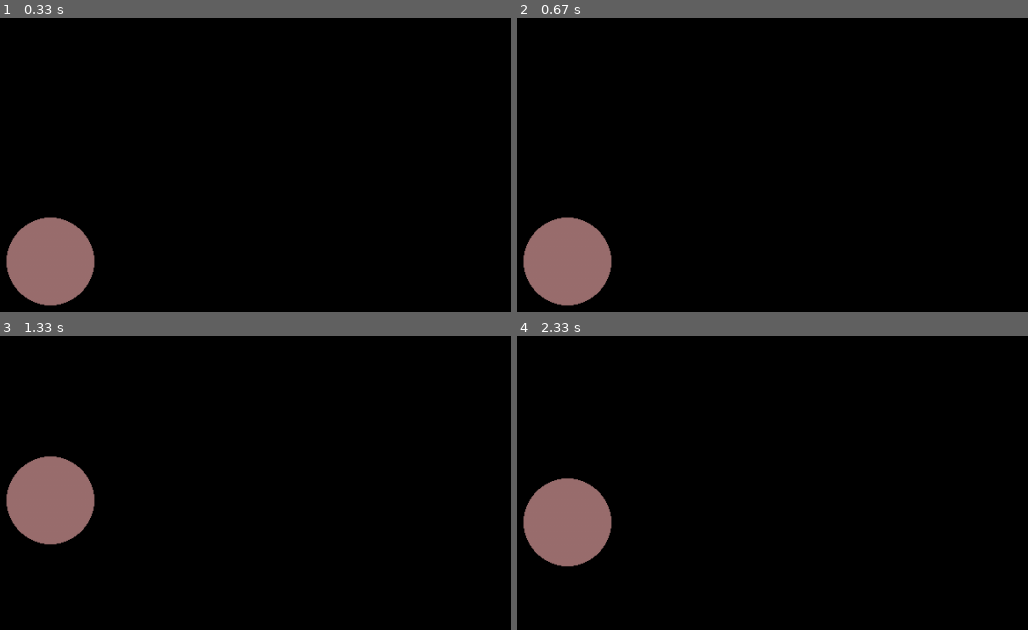
Above: before the commit, frames 1-4 (two rows, left to right).
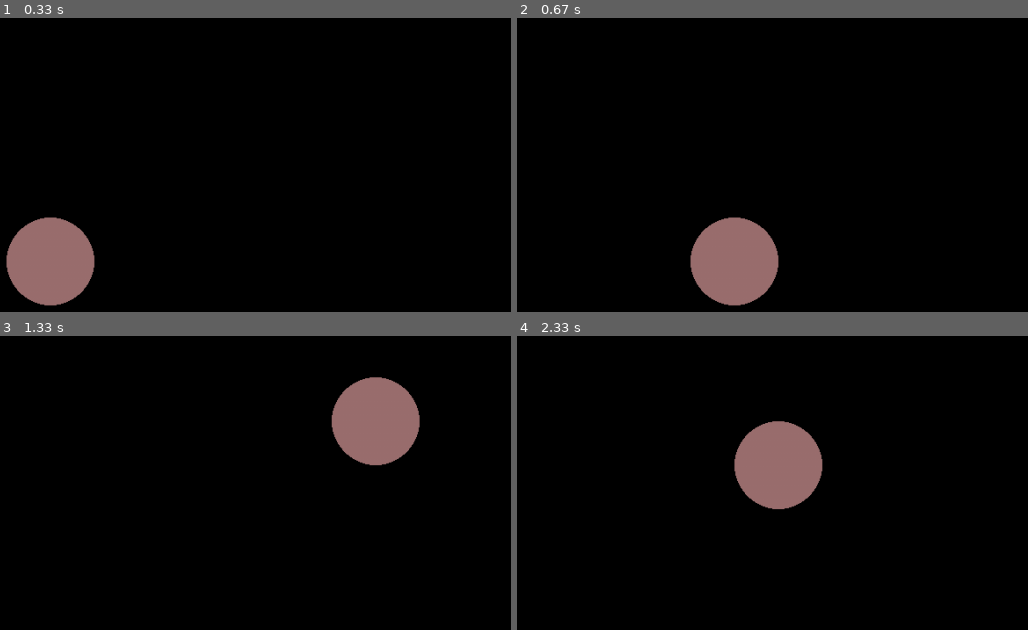
Above: after the commit, the same moments.

Repository: UCLL-introproject-2526/projectweek-cameliongang
Game: pygame game, started from app.py
The game is run twice, just before and just after one commit, with the same random seed, the same clock (stepped at 60 frames per second) and the same inputs.
Inputs:
- Up to frame 1 (0.33 s): no input
- Up to frame 2 (0.67 s): hold Right from 0.33 s (still down)
- Up to frame 3 (1.33 s): release Right at 0.8 s; hold Up 0.83-1.13 s; hold Right from 1.17 s (still down)
- Up to frame 4 (2.33 s): release Right at 1.63 s; hold Left 1.67-2.2 s; hold Down from 2.23 s (still down)

Frame 1 is identical in both runs. In frame 2, 8.2% of the frame differs, in the area x 1-52%, y 67-98%; in frame 3, 8.2%, in the area x 1-83%, y 13-72%; in frame 4, 8.2%.

Commit message:
kleine commit

Diff:
--- a/app.py
+++ b/app.py
@@ -22,6 +22,16 @@
         pygame.draw.rect(surface, (0,0,0,),(0,0,1024,768),)
         pygame.draw.circle(surface, (155, 111, 111), (self.x_circle, self.y_circle), 50)
         flip()
+
+
+class Background:
+    def __init__(self):
+        self.__image = self.__create_image()
+
+    def __create_image(self):
+        # Load the background image
+        return pygame.image.load("background.jpg").convert()
+
 
 
 # Tuple representing width and height in pixels
@@ -57,9 +67,13 @@
         # Check pressed keys outside the event loop
         keys = pygame.key.get_pressed()
         if keys[pygame.K_UP]:          # ⬆️ Up arrow key
-            pos_state.update_pos_y(-5)
+            pos_state.update_pos_y(-10)
         if keys[pygame.K_DOWN]:        # ⬇️ Down arrow key
-            pos_state.update_pos_y(5)
+            pos_state.update_pos_y(10)
+        if keys[pygame.K_LEFT]:          # ⬆️ Up arrow key
+            pos_state.update_pos_x(-10)
+        if keys[pygame.K_RIGHT]:        # ⬇️ Down arrow key
+            pos_state.update_pos_x(10)
 
 
 if __name__ == "__main__":
